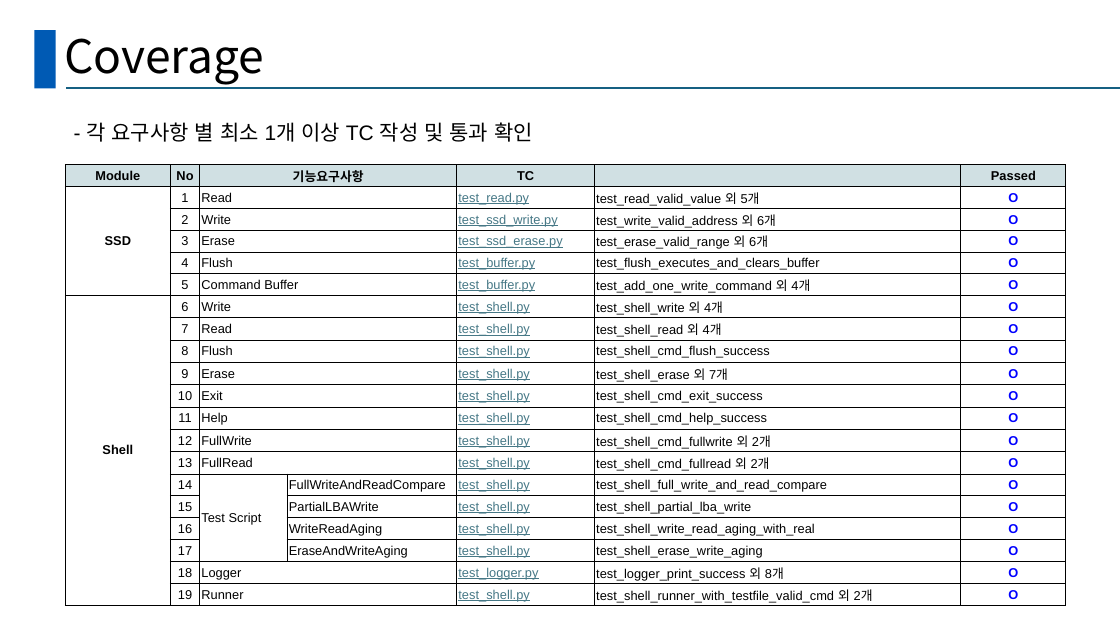
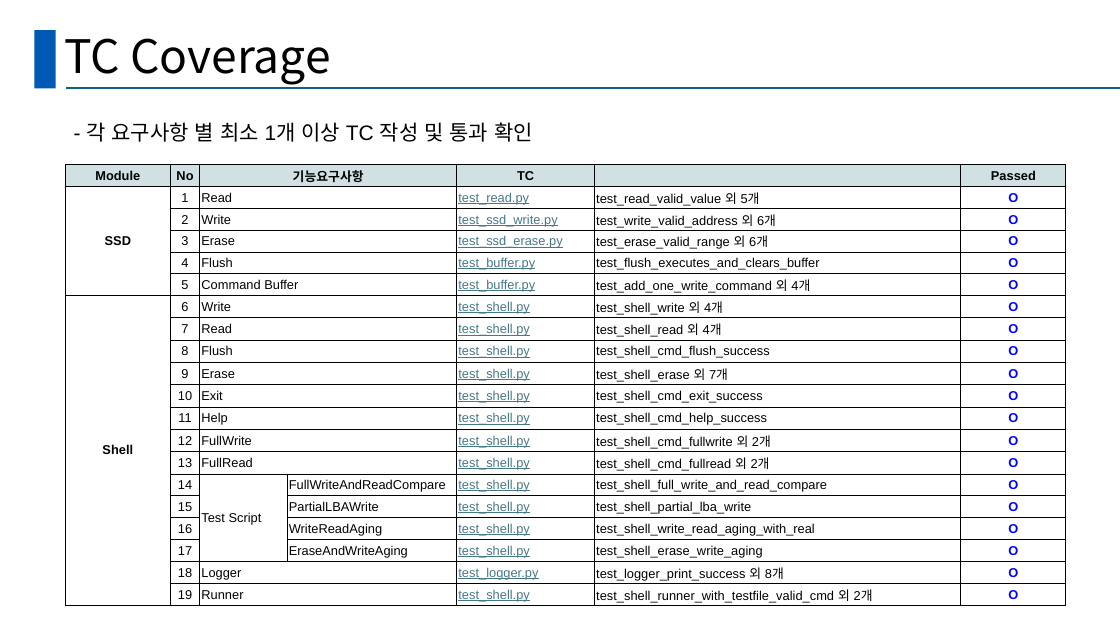
Before and after one commit to Hyominii/ssd, a slide deck: slide 12 of SSD_B_BestReviewer.pptx. Drawn at 1120x630 pixels with LibreOffice and Linux fonts; fonts in the diff are those of the drawing. Boxes give left, top, right and bottom in pixels: in the first picture for what was removed or moved away, otherwise in the second. Text is boxed around its words. In the diff, an @@ line names an element or a change of style, - is before the commit and + after.

```diff
--- a/SSD_B_BestReviewer.pptx
+++ b/SSD_B_BestReviewer.pptx
@@ title at [64, 38, 330, 85]: text changed @@
-Coverage
+TC Coverage
```
Also in this commit, not shown: 1 other slide changed.
